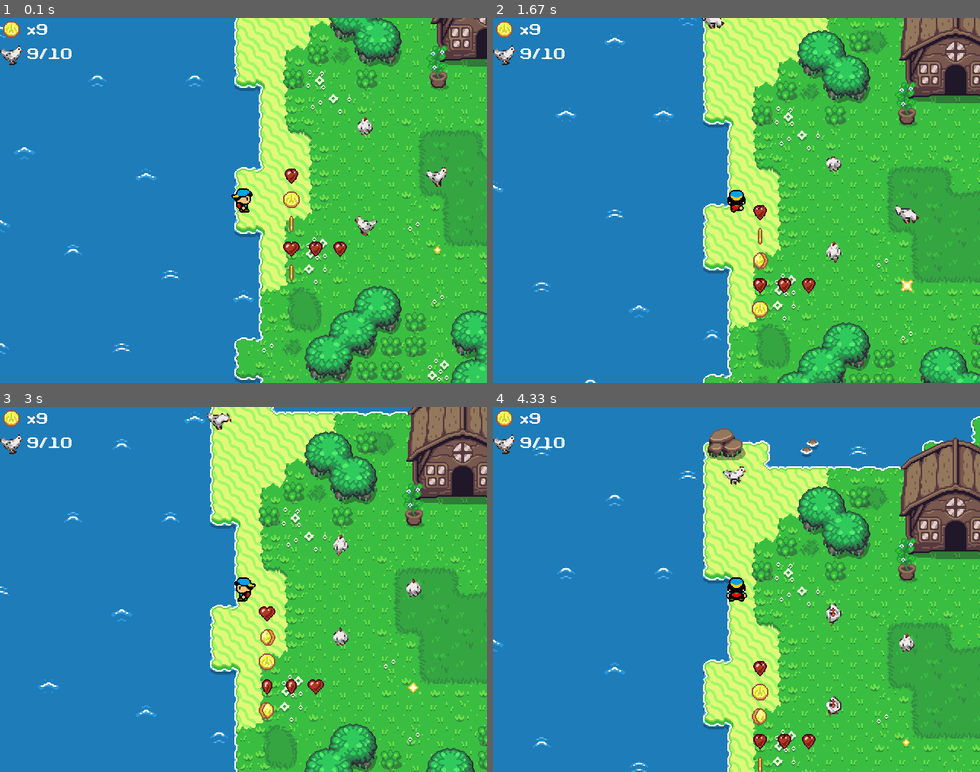
Above: before the commit, frames 1-4 (two rows, left to right).
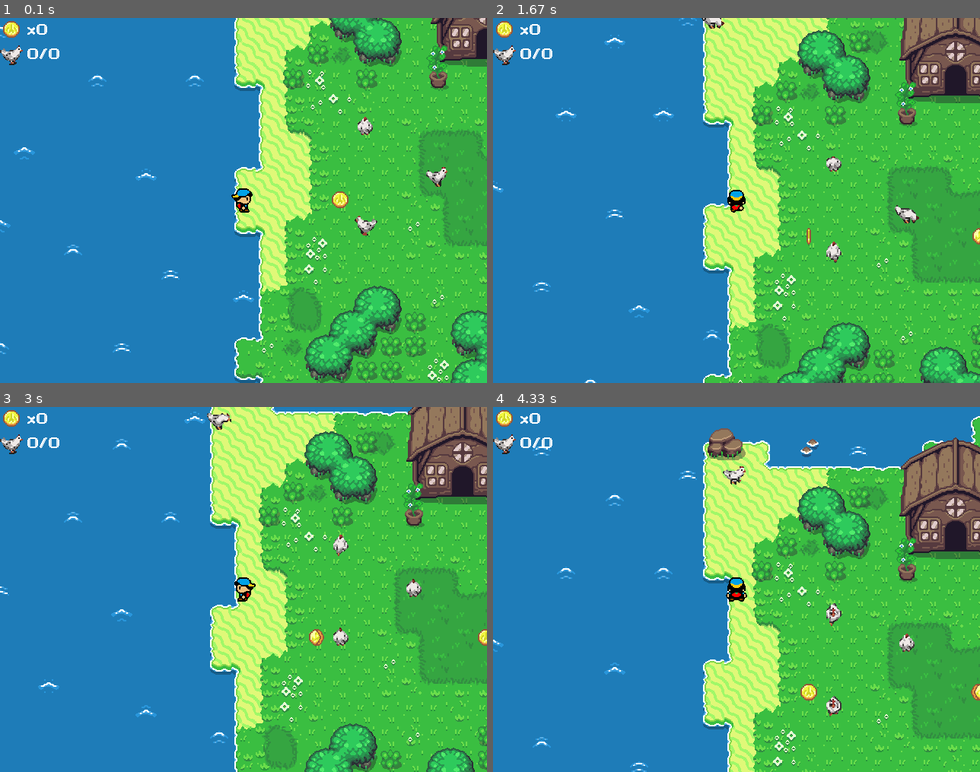
Above: after the commit, the same moments.

Repository: pitkanenlauri/questoffununlimited
Game: pygame game, started from quest/main.py
The game is run twice, just before and just after one commit, with the same random seed, the same clock (stepped at 60 frames per second) and the same inputs.
Inputs:
- Up to frame 1 (0.1 s): no input
- Up to frame 2 (1.67 s): hold Right 0.33-0.8 s; hold Up 0.83-1.13 s; hold Up 1.17-1.53 s
- Up to frame 3 (3 s): hold Right 1.9-2.37 s; hold Left 2.4-2.93 s; hold Down from 2.97 s (still down)
- Up to frame 4 (4.33 s): release Down at 3.27 s; hold Up 3.3-3.67 s; tap Shift at 3.7 s; hold Up from 4.03 s (still down)

The runs differ from the first frame. In frame 1, 0.8% of the frame differs, in the area x 5-91%, y 2-73%; in frame 2, 0.9%; in frame 3, 1.0%, in the area x 5-100%, y 2-86%; in frame 4, 0.9%.

Commit message:
Coin collecting.

Diff:
--- a/quest/assets/tmx/sandy_cove.tmx
+++ b/quest/assets/tmx/sandy_cove.tmx
@@ -1,5 +1,5 @@
 <?xml version="1.0" encoding="UTF-8"?>
-<map version="1.4" tiledversion="1.4.3" orientation="orthogonal" renderorder="right-down" width="50" height="60" tilewidth="16" tileheight="16" infinite="0" nextlayerid="11" nextobjectid="730">
+<map version="1.4" tiledversion="1.4.3" orientation="orthogonal" renderorder="right-down" width="50" height="60" tilewidth="16" tileheight="16" infinite="0" nextlayerid="12" nextobjectid="752">
  <tileset firstgid="1" source="overworld.tsx"/>
  <tileset firstgid="1441" source="objects.tsx"/>
  <tileset firstgid="2101" source="object_icons.tsx"/>
@@ -783,6 +783,10 @@
   <object id="715" gid="2371" x="576" y="624" width="16" height="16"/>
   <object id="716" gid="2371" x="576" y="640" width="16" height="16"/>
   <object id="717" gid="2371" x="560" y="640" width="16" height="16"/>
+  <object id="730" gid="2371" x="512" y="352" width="16" height="16"/>
+  <object id="731" gid="2371" x="336" y="336" width="16" height="16"/>
+  <object id="732" gid="2371" x="320" y="336" width="16" height="16"/>
+  <object id="733" gid="2371" x="304" y="336" width="16" height="16"/>
  </objectgroup>
  <objectgroup id="7" name="start_points">
   <object id="492" name="start" gid="2341" x="176" y="784" width="16" height="16">
@@ -1551,56 +1555,79 @@
     <property name="frames" type="int" value="3"/>
    </properties>
   </object>
-  <object id="719" name="coin" gid="1573" x="208" y="784" width="16" height="16">
+  <object id="719" name="coin" gid="1573" x="240" y="784" width="16" height="16">
    <properties>
     <property name="frame_height" type="int" value="16"/>
     <property name="frame_width" type="int" value="16"/>
     <property name="frames" type="int" value="4"/>
    </properties>
   </object>
-  <object id="720" name="heart" gid="1540" x="208" y="768" width="16" height="16">
+  <object id="744" name="coin" gid="1573" x="352" y="784" width="16" height="16">
    <properties>
     <property name="frame_height" type="int" value="16"/>
     <property name="frame_width" type="int" value="16"/>
     <property name="frames" type="int" value="4"/>
    </properties>
   </object>
-  <object id="722" name="heart" gid="1540" x="208" y="816" width="16" height="16">
+  <object id="745" name="coin" gid="1573" x="464" y="784" width="16" height="16">
    <properties>
     <property name="frame_height" type="int" value="16"/>
     <property name="frame_width" type="int" value="16"/>
     <property name="frames" type="int" value="4"/>
    </properties>
   </object>
-  <object id="725" name="heart" gid="1540" x="224" y="816" width="16" height="16">
+  <object id="746" name="coin" gid="1573" x="464" y="720" width="16" height="16">
    <properties>
     <property name="frame_height" type="int" value="16"/>
     <property name="frame_width" type="int" value="16"/>
     <property name="frames" type="int" value="4"/>
    </properties>
   </object>
-  <object id="726" name="heart" gid="1540" x="240" y="816" width="16" height="16">
+  <object id="747" name="coin" gid="1573" x="608" y="672" width="16" height="16">
    <properties>
     <property name="frame_height" type="int" value="16"/>
     <property name="frame_width" type="int" value="16"/>
     <property name="frames" type="int" value="4"/>
    </properties>
   </object>
-  <object id="727" name="coin" gid="1573" x="208" y="800" width="16" height="16">
+  <object id="748" name="coin" gid="1573" x="608" y="400" width="16" height="16">
    <properties>
     <property name="frame_height" type="int" value="16"/>
     <property name="frame_width" type="int" value="16"/>
     <property name="frames" type="int" value="4"/>
    </properties>
   </object>
-  <object id="728" name="coin" gid="1573" x="208" y="832" width="16" height="16">
+  <object id="749" name="coin" gid="1573" x="576" y="272" width="16" height="16">
    <properties>
     <property name="frame_height" type="int" value="16"/>
     <property name="frame_width" type="int" value="16"/>
     <property name="frames" type="int" value="4"/>
    </properties>
   </object>
-  <object id="729" name="glimmer" gid="1551" x="304" y="816" width="16" height="16">
+  <object id="750" name="coin" gid="1573" x="528" y="192" width="16" height="16">
+   <properties>
+    <property name="frame_height" type="int" value="16"/>
+    <property name="frame_width" type="int" value="16"/>
+    <property name="frames" type="int" value="4"/>
+   </properties>
+  </object>
+  <object id="751" name="coin" gid="1573" x="496" y="128" width="16" height="16">
+   <properties>
+    <property name="frame_height" type="int" value="16"/>
+    <property name="frame_width" type="int" value="16"/>
+    <property name="frames" type="int" value="4"/>
+   </properties>
+  </object>
+ </objectgroup>
+ <objectgroup id="11" name="map_obj_not_in_use_but_implemented">
+  <object id="735" name="glimmer" gid="1551" x="208" y="816" width="16" height="16">
+   <properties>
+    <property name="frame_height" type="int" value="16"/>
+    <property name="frame_width" type="int" value="16"/>
+    <property name="frames" type="int" value="4"/>
+   </properties>
+  </object>
+  <object id="740" name="heart" gid="1540" x="208" y="800" width="16" height="16">
    <properties>
     <property name="frame_height" type="int" value="16"/>
     <property name="frame_width" type="int" value="16"/>
--- a/quest/sprites.py
+++ b/quest/sprites.py
@@ -307,6 +307,7 @@
     def __init__(self, sheet_key, x, y, frames,
                  frame_width=c.TILE_WIDTH, frame_height=c.TILE_WIDTH):
         super().__init__()
+        self.name = sheet_key
         self.image_list = self.create_image_list(
             sheet_key, frames, frame_width, frame_height)
         self.image = self.image_list[0]
--- a/quest/states.py
+++ b/quest/states.py
@@ -33,7 +33,7 @@
         self.sprites = self.make_sprites()
         self.blockers = self.make_blockers()
         self.portals = self.open_portals()
-        self.map_objects = self.make_map_objects()
+        self.map_objects, self.map_items = self.make_map_objects()
 
     def make_player(self):
         layer = self.tmx_renderer.get_layer('start_points')
@@ -78,6 +78,7 @@
 
     def make_map_objects(self):
         map_objects = pg.sprite.Group()
+        map_items = pg.sprite.Group()
 
         layer = self.tmx_renderer.get_layer('map_objects')
         for obj in layer:
@@ -87,7 +88,10 @@
                                         obj.properties['frame_height'])
             map_objects.add(map_object)
 
-        return map_objects
+            if obj.name == 'coin':
+                map_items.add(map_object)
+
+        return map_objects, map_items
 
     def open_portals(self):
         portals = []
@@ -105,6 +109,15 @@
                 self.next = portal.name
                 self.done = True
 
+    def check_for_items(self):
+        inventory = self.game_data['player_inventory']
+
+        for item in self.map_items:
+            if self.player.rect.colliderect(item.rect):
+                if item.name == 'coin':
+                    item.kill()
+                    inventory['gold'] += 1
+
     def make_map_state_dict(self):
         map_state_dict = {'normal': self.running_normally
         }
@@ -118,6 +131,7 @@
         self.player.update(keys, dt)
         self.sprites.update(dt)
         self.handle_collisions()
+        self.check_for_items()
         self.camera.update(self.player.rect)
         self.map_objects.update()
         self.check_key_actions(keys)
--- a/quest/tools.py
+++ b/quest/tools.py
@@ -70,10 +70,10 @@
     Creates a dictionary of game data to be carried
     between states and for save game functionality.
     """
-    player_items = {'gold': 9,
+    player_items = {'gold': 0,
                     'chickens': {'show': True,
-                                 'amount': 9,
-                                 'max': 10}
+                                 'amount': 0,
+                                 'max': 0}
                     }
 
     chicken_catch = {'active': True,
